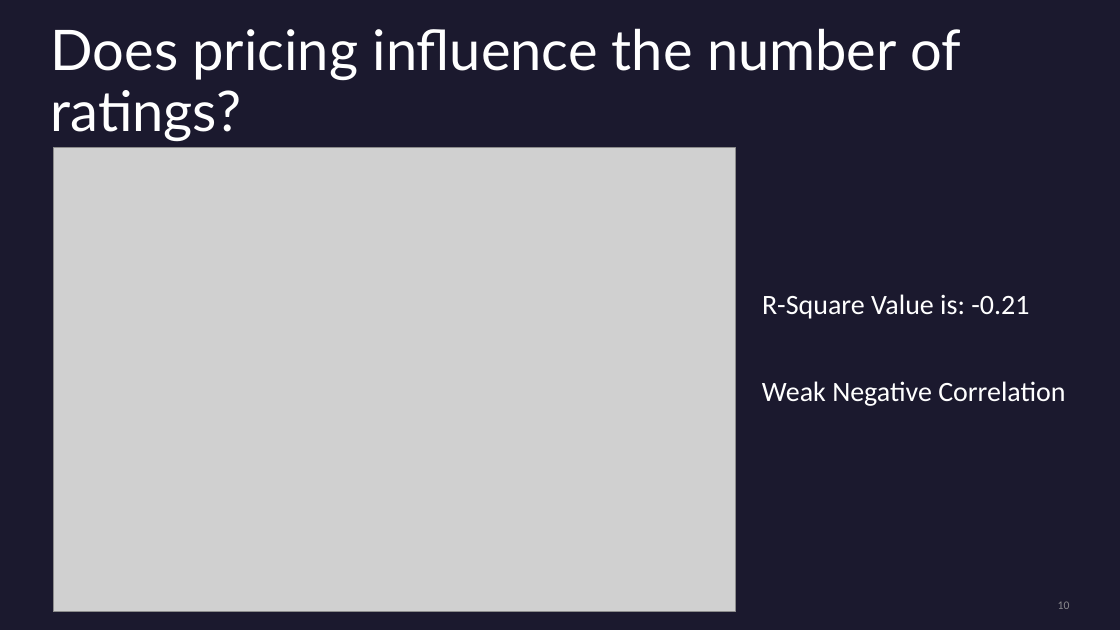
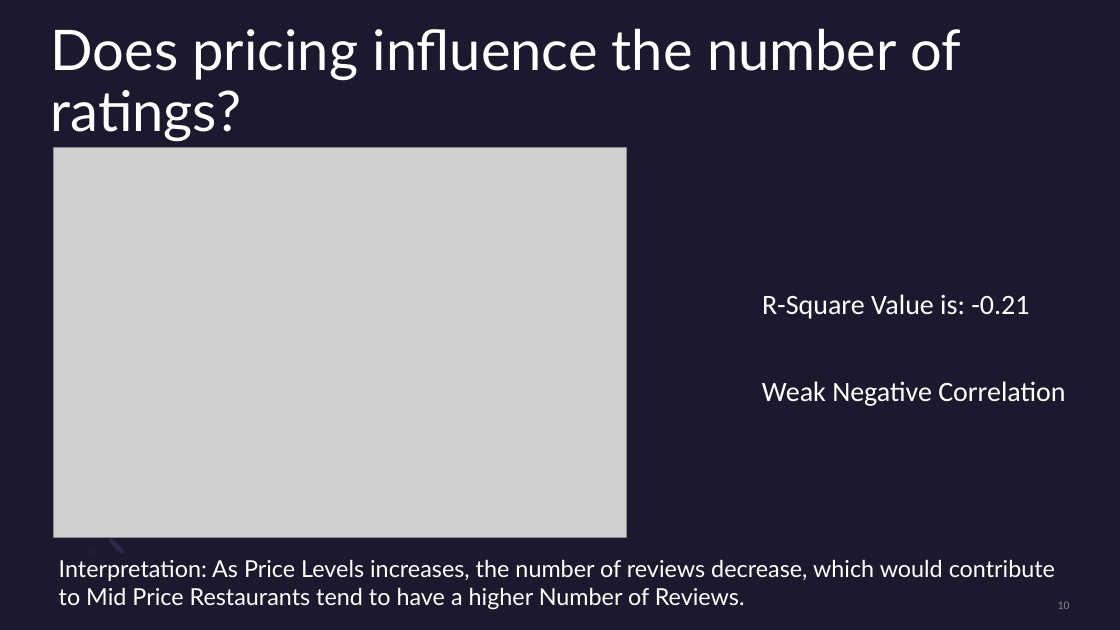
Before and after one commit to mward95/Restaurant_API, a slide deck: slide 10 of Sanjay Dabra/Presentation1.pptx. Drawn at 1120x630 pixels with LibreOffice and Linux fonts; fonts in the diff are those of the drawing; grey boxes stand for pictures. Boxes give left, top, right and bottom in pixels: in the first picture for what was removed or moved away, otherwise in the second. Text is boxed around its words. In the diff, an @@ line names an element or a change of style, - is before the commit and + after.

```diff
--- a/Sanjay Dabra/Presentation1.pptx
+++ b/Sanjay Dabra/Presentation1.pptx
@@ picture: place and size @@
-picture at box(53, 148, 735, 613)
+picture at box(53, 148, 626, 539)
@@ ellipse added at box(106, 537, 125, 556), fill #2C284A @@
@@ text added at box(59, 559, 1055, 610), 20 pt, text #FFFFFF @@
+Interpretation: As Price Levels increases, the number of reviews decrease, which would contribute to Mid Price Restaurants tend to have a higher Number of Reviews.
```
Also in this commit, not shown: 7 other slides changed, 2 slides added, 1 slide removed.
